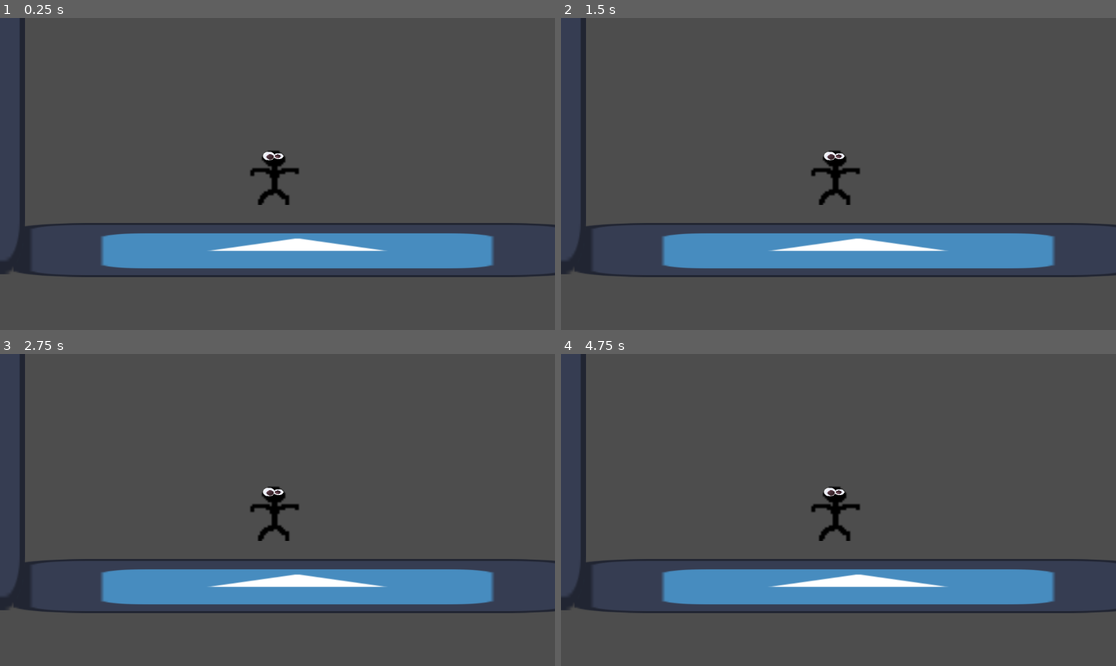
Above: before the commit, frames 1-4 (two rows, left to right).
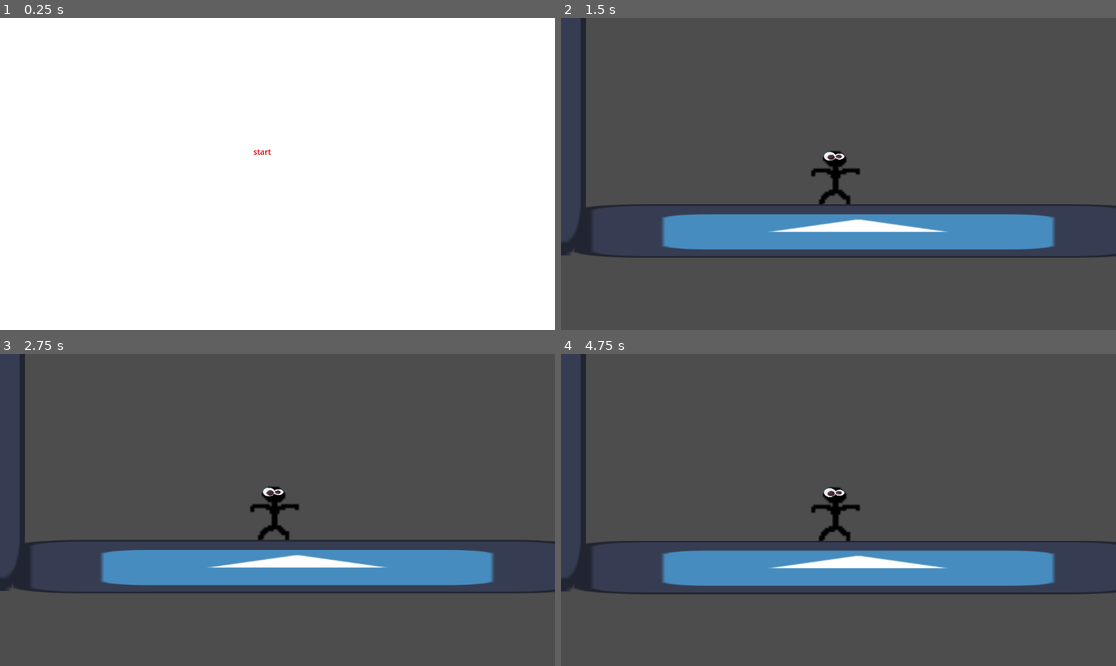
Above: after the commit, the same moments.

Repository: loganfraser12/gamedesignpit
Game: Godot game, scene res://menus/player.tscn
The game is run twice, just before and just after one commit, with the same random seed, the same clock (stepped at 60 frames per second) and the same inputs. Before the commit the project starts from res://game.tscn. The engine's default icon, where the game draws it, is replaced by a stand-in: a white triangle on a blue panel in a dark square.
Inputs (mouse positions are in pixels of both pictures, inside the frame that each line leads up to):
- Up to frame 1 (0.25 s): no input
- Up to frame 2 (1.5 s): click (821, 152) at 0.5 s, where only the run after the commit has a clickable "start"
- Up to frame 3 (2.75 s): no input
- Up to frame 4 (4.75 s): tap Enter at 2.75 s

The runs differ from the first frame. In frame 1, 99% of the frame differs, in the area x 0-100%, y 0-100%; in frame 2, 12%; in frame 3, 12%; in frame 4, 11%.
Error before the commit: Parse Error: Variable "dashing" has the same name as a previously declared variable. (res://player.tscn::GDScript_s07on:17)

Commit message:
made meu
i made a menu

Diff:
--- a/Gamedesignpit/game.tscn
+++ b/Gamedesignpit/game.tscn
@@ -5,6 +5,7 @@
 
 [node name="game" type="Node2D"]
 position = Vector2(0, 1)
+metadata/_edit_horizontal_guides_ = [-405.0]
 
 [node name="player" parent="." instance=ExtResource("1_uq4hg")]
 
--- /dev/null
+++ b/Gamedesignpit/menu.gd
@@ -0,0 +1,15 @@
+extends Control
+
+
+# Called when the node enters the scene tree for the first time.
+func _ready():
+	pass # Replace with function body.
+
+
+# Called every frame. 'delta' is the elapsed time since the previous frame.
+func _process(delta):
+	pass
+
+
+func _on_start_button_pressed():
+	get_tree().change_scene_to_file("res://game.tscn")
--- /dev/null
+++ b/Gamedesignpit/menus/player.tscn
@@ -0,0 +1,38 @@
+[gd_scene load_steps=4 format=3 uid="uid://crhifdpyadc0n"]
+
+[ext_resource type="Script" path="res://menu.gd" id="1_sbwqm"]
+
+[sub_resource type="CanvasTexture" id="CanvasTexture_bb1kv"]
+
+[sub_resource type="CanvasItemMaterial" id="CanvasItemMaterial_g4ak4"]
+
+[node name="Control" type="Control"]
+layout_mode = 3
+anchors_preset = 15
+anchor_right = 1.0
+anchor_bottom = 1.0
+grow_horizontal = 2
+grow_vertical = 2
+script = ExtResource("1_sbwqm")
+
+[node name="Sprite2D" type="Sprite2D" parent="."]
+position = Vector2(592.455, 337.056)
+rotation = 3.14159
+scale = Vector2(1183.91, -675.112)
+texture = SubResource("CanvasTexture_bb1kv")
+
+[node name="VBoxContainer" type="VBoxContainer" parent="."]
+modulate = Color(1, 0, 0, 1)
+material = SubResource("CanvasItemMaterial_g4ak4")
+layout_mode = 0
+offset_left = 335.0
+offset_top = 262.0
+offset_right = 755.0
+offset_bottom = 419.0
+
+[node name="start_Button" type="Button" parent="VBoxContainer"]
+layout_mode = 2
+text = "start"
+flat = true
+
+[connection signal="pressed" from="VBoxContainer/start_Button" to="." method="_on_start_button_pressed"]
--- a/Gamedesignpit/player.tscn
+++ b/Gamedesignpit/player.tscn
@@ -20,8 +20,6 @@
 # Get the gravity from the project settings to be synced with RigidBody nodes.
 var gravity = ProjectSettings.get_setting(\"physics/2d/default_gravity\")
 
-const dash_speed = 900.0
-var dashing = false
 
 
 func _physics_process(delta):
--- a/Gamedesignpit/project.godot
+++ b/Gamedesignpit/project.godot
@@ -11,7 +11,7 @@
 [application]
 
 config/name="Gamedesignpit"
-run/main_scene="res://game.tscn"
+run/main_scene="res://menus/player.tscn"
 config/features=PackedStringArray("4.2", "Forward Plus")
 config/icon="res://icon.svg"
 
Binary file added: Gamedesignpit/Assets/EHxr.gif
Binary file added: Gamedesignpit/Assets/flash.gif
